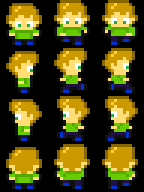
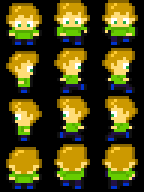
Two versions of the same layered image (144 x 192). Layer-by-layer changes:
painted on "Sprites" over [21, 147, 120, 153]
